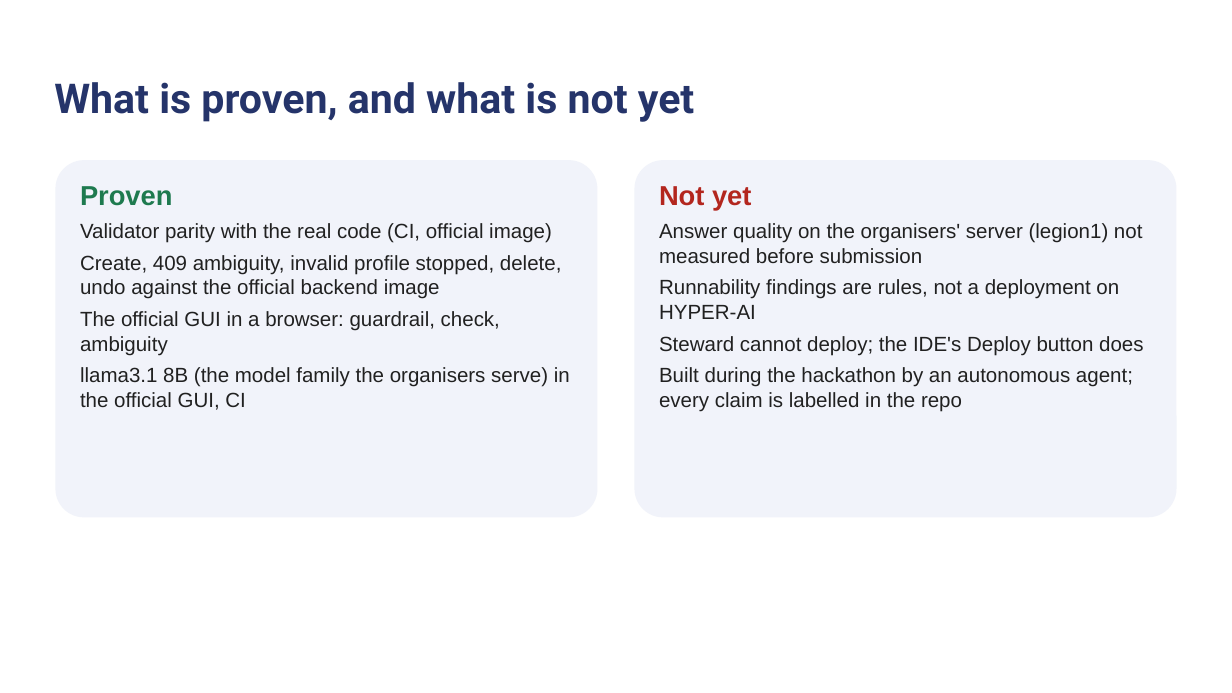
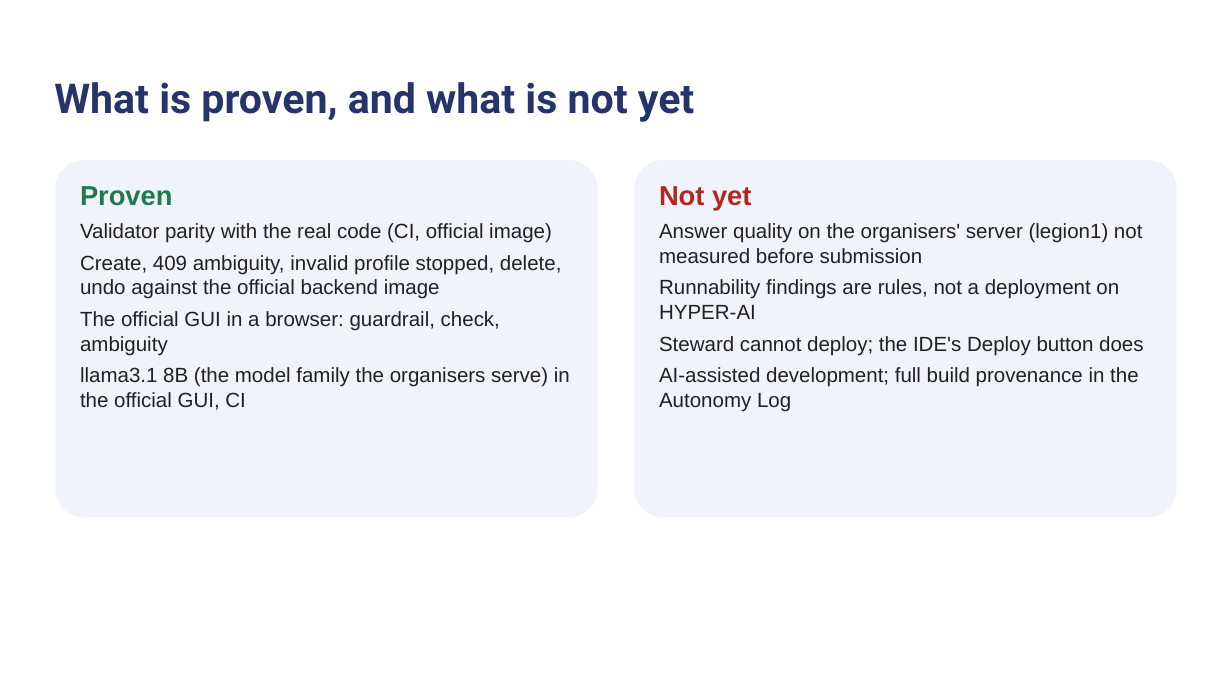
Before and after one commit to Faadil1/veles-hack-2026, a slide deck: slide 9 of docs/pitch/Hyperion-Steward-VelesHack.pptx. Drawn at 1232x693 pixels with LibreOffice and Linux fonts; fonts in the diff are those of the drawing; background and template pictures are left out. Boxes give left, top, right and bottom in pixels: in the first picture for what was removed or moved away, otherwise in the second. Text is boxed around its words. In the diff, an @@ line names an element or a change of style, - is before the commit and + after.

```diff
--- a/docs/pitch/Hyperion-Steward-VelesHack.pptx
+++ b/docs/pitch/Hyperion-Steward-VelesHack.pptx
@@ text at (x1=659, y1=367, x2=1138, y2=412): text changed @@
-Built during the hackathon by an autonomous agent; every claim is labelled in the repo
+AI-assisted development; full build provenance in the Autonomy Log
```
Also in this commit, not shown: 4 other files.
